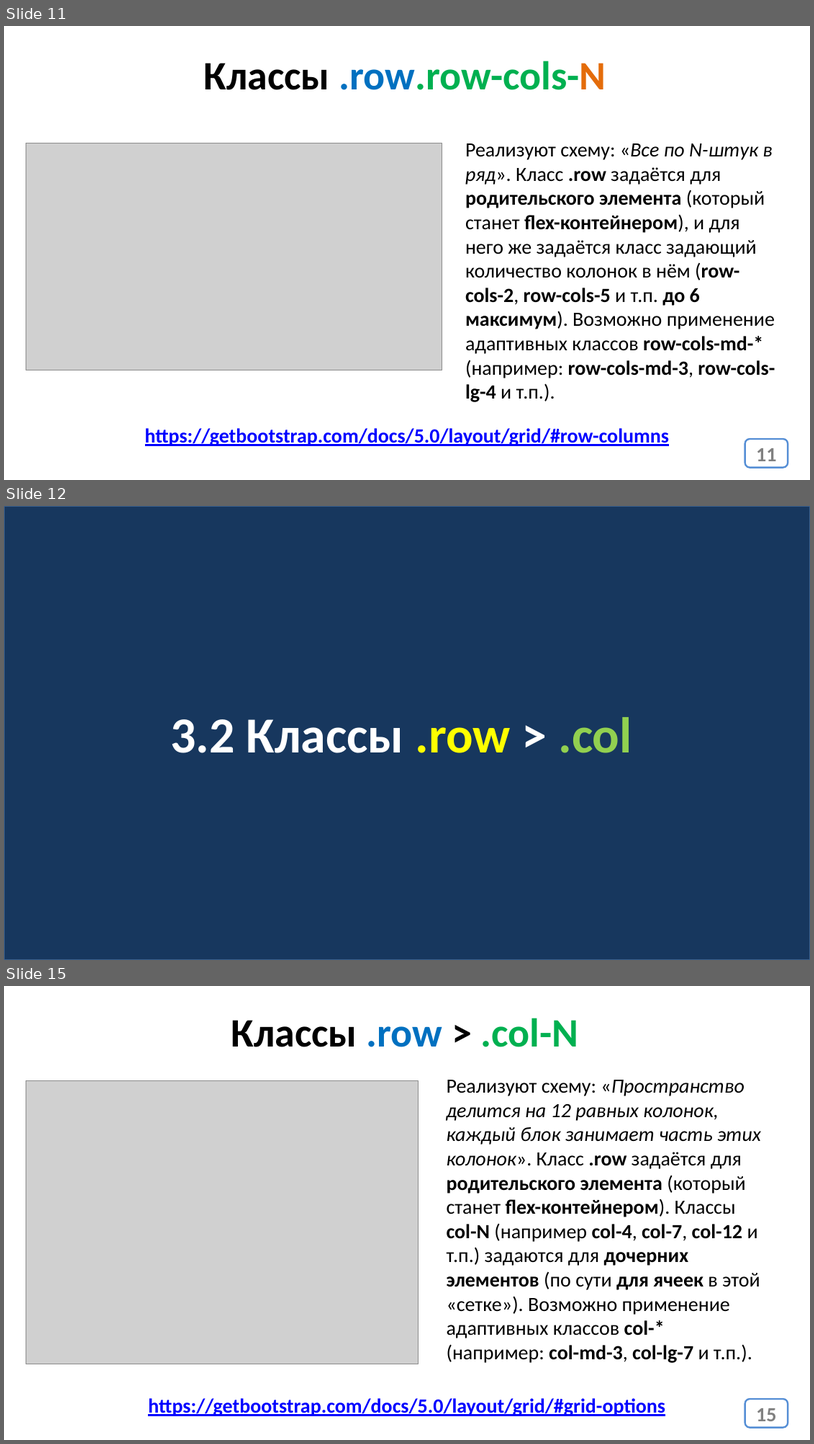
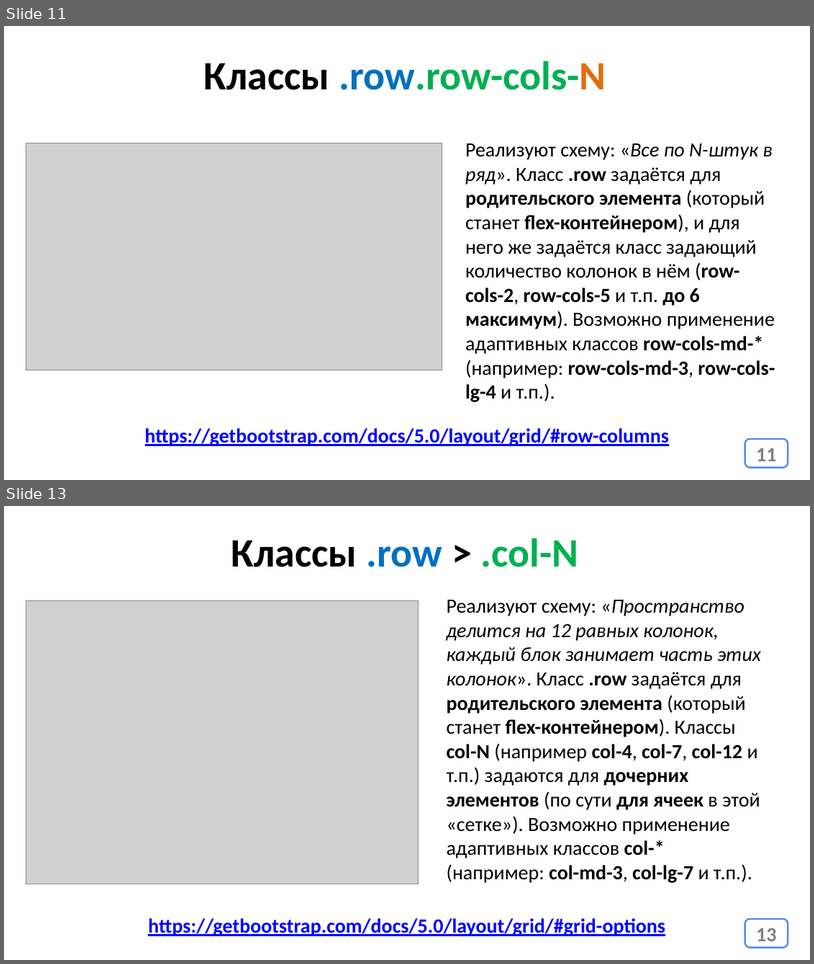
Before and after one commit to web40-ortdnipro/lesson16, a slide deck: lesson16.pptx. Shown one above the other, each under a label of ours: slides 11, 12 and 15 before the commit, slides 11 and 13 after it; the slides between them are not shown. The pictures are 814x1444 and 814x964 pixels, drawn with LibreOffice and Linux fonts; fonts in the diff are those of the drawing; grey boxes stand for pictures. Boxes give left, top, right and bottom in pixels: in the first picture for what was removed or moved away, otherwise in the second. Text is boxed around its words. In the diff, an @@ line names an element or a change of style, - is before the commit and + after.

```diff
--- a/lesson16.pptx
+++ b/lesson16.pptx
@@ slide 12 removed at (4,506,810,960), background #FFFFFF @@
@@ rectangle removed at (4,506,810,960) @@
-3.2 Классы .row > .col
@@ what was slide 15 is now slide 13 @@
@@ page number at (756,927,777,941): text changed @@
-15
+13
```
Also in this commit, not shown: 6 slides changed, 3 other slides removed, 1 other file.
